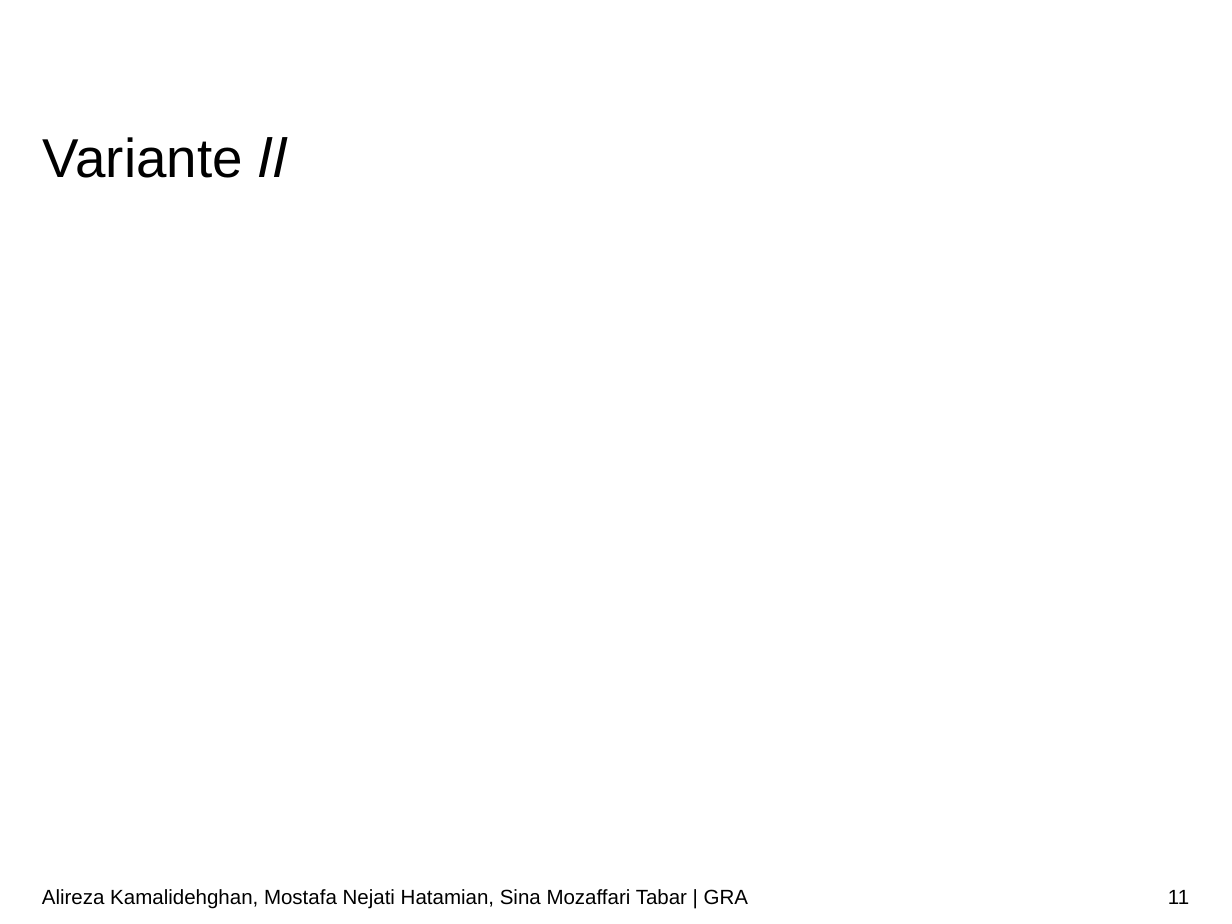
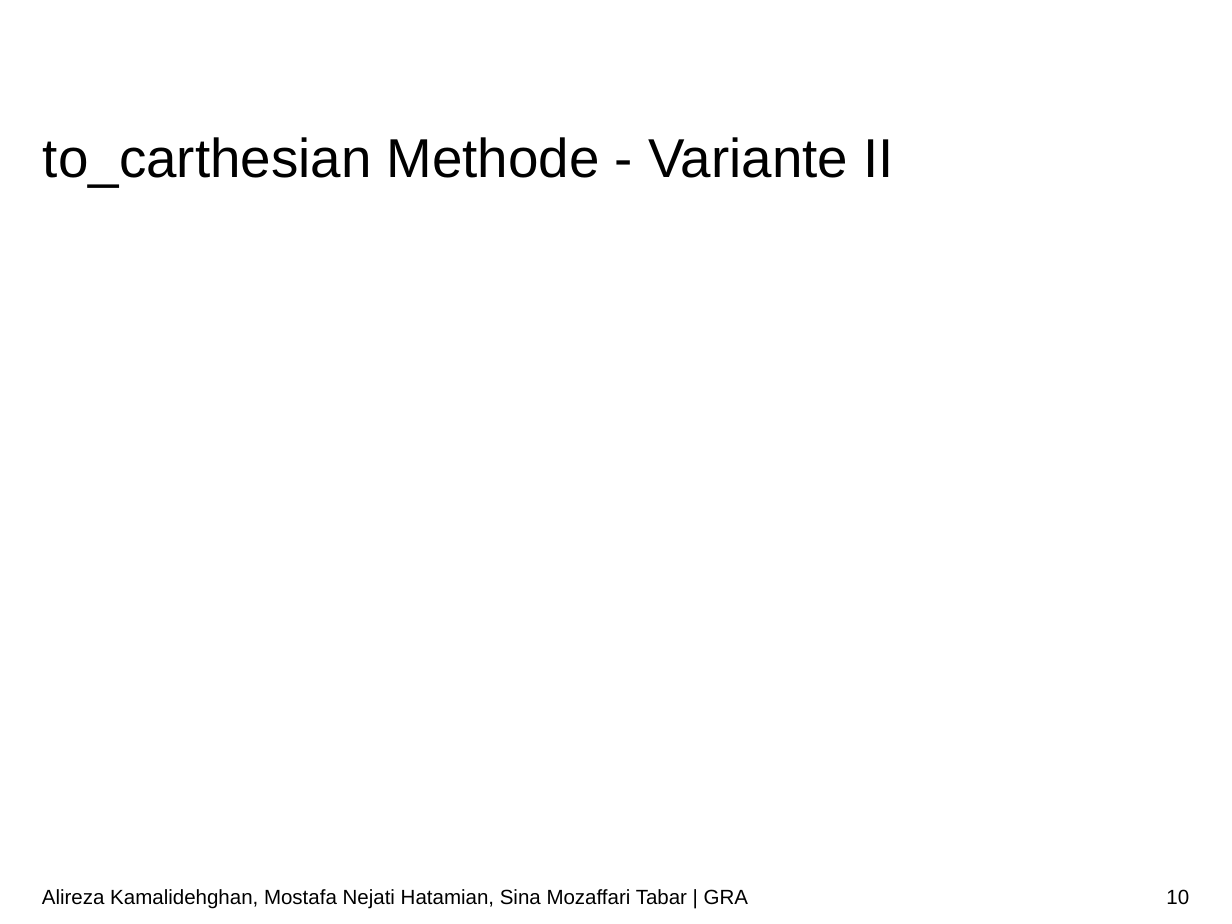
Before and after one commit to ARKamaliD/bm1pi-conversion, a slide deck: slide 10 of Vortrag/Vortrag.pptx (slide 11 before the commit). Drawn at 1232x924 pixels with LibreOffice and Linux fonts; fonts in the diff are those of the drawing; grey boxes stand for pictures; background and template pictures are left out. Boxes give left, top, right and bottom in pixels: in the first picture for what was removed or moved away, otherwise in the second. Text is boxed around its words. In the diff, an @@ line names an element or a change of style, - is before the commit and + after.

```diff
--- a/Vortrag/Vortrag.pptx
+++ b/Vortrag/Vortrag.pptx
@@ title at bbox=[43, 137, 893, 187]: text changed @@
-Variante 𝐼𝐼
+to_carthesian Methode - Variante II
@@ page number at bbox=[1166, 889, 1189, 905]: text changed @@
-11
+10
```
Also in this commit, not shown: 7 other slides changed, 4 slides added, 2 slides removed.
